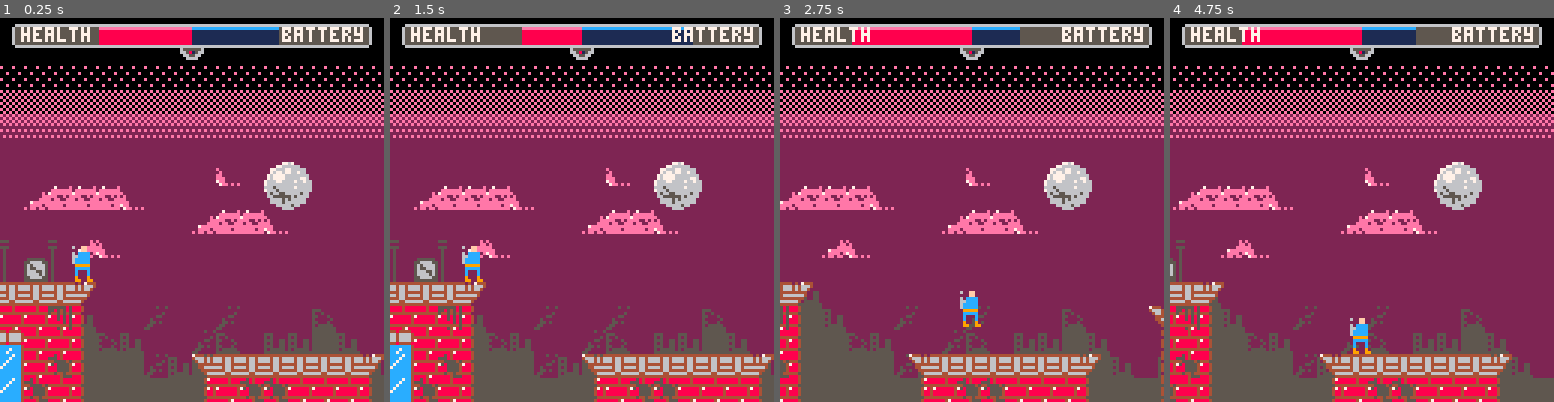
Above: before the commit, frames 1-4 (left to right).
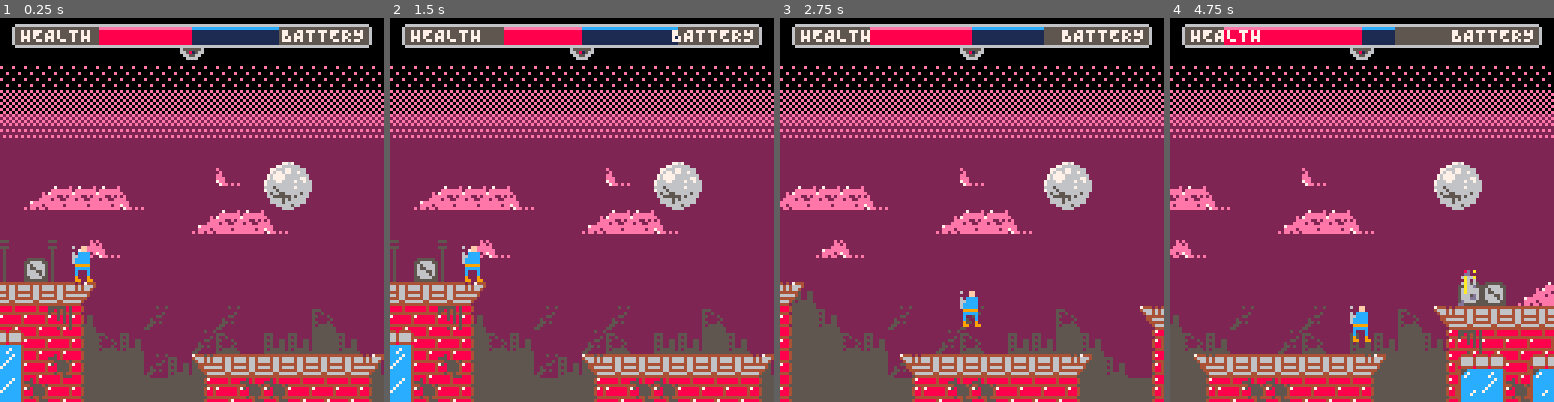
Above: after the commit, the same moments.

Repository: evanminto/ludum-dare-44
Game: PICO-8 cartridge ludum-dare-44.p8
The game is run twice, just before and just after one commit, with the same random seed, the same clock (stepped at 60 frames per second) and the same inputs.
Inputs:
- Up to frame 1 (0.25 s): no input
- Up to frame 2 (1.5 s): tap X (X key) at 0.33, 1.07 s; tap O (Z key) at 0.7 s
- Up to frame 3 (2.75 s): hold Right 1.6-2.1 s; tap O (Z key) at 1.7, 2.1, 2.5 s; tap X (X key) at 1.85 s; hold Up 2.15-2.42 s; hold Right from 2.47 s (still down)
- Up to frame 4 (4.75 s): tap O (Z key) every 0.4 s from 2.9 to 4.5 s; tap X (X key) at 2.97, 4.08 s; release Right at 3.03 s; hold Left 3.08-3.58 s; hold Right 4.02-4.68 s; hold Up from 4.73 s (still down)

The runs differ from the first frame. In frame 1, 0.4% of the frame differs, in the area x 5-95%, y 2-7%; in frame 2, 0.7%; in frame 3, 10%; in frame 4, 36%, in the area x 0-100%, y 2-100%.

Commit message:
Powerups and battery stops movement

Diff:
--- a/ludum-dare-44.p8
+++ b/ludum-dare-44.p8
@@ -9,6 +9,7 @@
   playerspawn = 3,
   win = 4,
   enemy = 5,
+  powerup = 6,
 }
 
 config = {
@@ -58,7 +59,7 @@
       start = {0,0},
     },
     {
-      start = {0,33},
+      start = {0,32},
     },
   },
 
@@ -68,30 +69,35 @@
   -- player health
   maxhealth = 58,
   starthealth = 29,
-  falldmgamount = 10,
-  atkdmgamount = 10,
+  falldmgamount = 5,
+  atkdmgamount = 5,
   hitstuntime = 30,
   hitstunflashframerate = 2,
+
+  -- powerup
+  poweruphealth = 15,
+  poweruptime = 15,
 
   -- player time
   maxtime = 58,
   starttime = 29,
-  tickframes = 30,
-  tickamount = 1,
+  tickframes = 60,
+  tickamount = 0.025,
+  tickevent = 'move',
 
   -- amount lost/gained each time you convert between health/time
-  conversionhealth = 5,
-  conversiontime = 5,
+  conversionhealth = 2,
+  conversiontime = 2,
 
   -- enemies
-  enemyspeed = 1,
+  enemyspeed = 0.75,
   -- allow the player to visually collide without getting hurt
   enemyhitboxinset = {3,2},
   enemyanimrate = 8,
 
   -- ui
-  healthtext = 'health',
-  timetext = 'battery',
+  healthtext = 'HEALTH',
+  timetext = 'BATTERY',
 }
 
 -- class.lua
@@ -250,6 +256,11 @@
     s.y = 20
     s.w = 8
     s.h = 12
+  elseif name == 'powerup' then
+    s.x = 72
+    s.y = 16
+    s.w = 8
+    s.h = 8
   end
 end)
 
@@ -349,14 +360,20 @@
   end
 end
 
+function player:powerup()
+  self.health += config.poweruphealth
+  self.time += config.poweruptime
+  self:checkhealthtime()
+end
+
 function player:checkhealthtime()
   if self.health <= 0 then
     self:die()
   end
 
-  if self.time <= 0 then
-    self:outoftime()
-  end
+  -- if self.time <= 0 then
+  --   self:outoftime()
+  -- end
 end
 
 function player:respawn()
@@ -416,7 +433,7 @@
 
   local gravity = config.gravity
 
-  if btn(0) and btn(1) then
+  if self.time > 0 and btn(0) and btn(1) then
     if self.movingl then
       self.d.x += config.movespeed
       self.facingleft = false
@@ -424,12 +441,12 @@
       self.d.x -= config.movespeed
       self.facingleft = true
     end
-  elseif btn(0) then
+  elseif self.time > 0 and btn(0) then
     self.d.x -= config.movespeed
     self.movingl = true
     self.movingr = false
     self.facingleft = true
-  elseif btn(1) then
+  elseif self.time > 0 and btn(1) then
     self.d.x += config.movespeed
     self.movingl = false
     self.movingr = true
@@ -439,13 +456,19 @@
     self.movingl = false
   end
 
+  if self.time > 0 and (btn(0) or btn(1)) then
+    if config.tickevent == 'move' then
+      self:tick()
+    end
+  end
+
   if (self.movingl or self.movingr) and self.onplatform then
     self.sprite = self.walkinganimation
   else
     self.sprite = self.standingsprite
   end
 
-  if btn(2) then
+  if self.time > 0 and btn(2) then
     if (self.onplatform or (self.lastonplatform ~= nil and frame - self.lastonplatform <= config.latejumpframes)) and not self.jumpblocked then
       self.vel.y -= config.jumpspeed
       self.jumptimer = config.maxjumpframes
@@ -454,6 +477,10 @@
     if self.jumptimer > 0 then
       gravity = config.gravity * ((1 - config.ascentcontrol) + config.ascentcontrol * (1 - self.jumptimer / config.maxjumpframes))
       self.jumptimer -= 1
+    end
+
+    if config.tickevent == 'move' then
+      self:tick()
     end
 
     self.jumpblocked = true
@@ -528,7 +555,7 @@
     self:fall()
   end
 
-  if frame % config.tickframes == 0 then
+  if config.tickevent == 'time' and frame % config.tickframes == 0 then
     self:tick()
   end
 end
@@ -731,11 +758,33 @@
   self.sprite:draw(self.pos.x, self.pos.y, self.movingl)
 end
 
+powerup = class(function(p, x, y)
+  p.pos = vector(x, y)
+  p.sprite = sprite('powerup')
+  p.collected = false
+end)
+
+function powerup:gethitbox()
+  return hitbox(
+    self.pos.x,
+    self.pos.y,
+    8,
+    8
+  )
+end
+
+function powerup:draw()
+  if not self.collected then
+    self.sprite:draw(self.pos.x, self.pos.y)
+  end
+end
+
 level = class(function(l)
   l.player = player()
   l.width = 1024
 
   l.enemies = {}
+  l.powerups = {}
 end)
 
 function level:init()
@@ -750,23 +799,16 @@
           local xy = maptiletoleveltile(x,y)
           add(self.enemies, enemy(xy[1] * 8, xy[2] * 8 - 4))
         end
+        if fget(mget(x,y), flags.powerup) then
+          local xy = maptiletoleveltile(x,y)
+          add(self.powerups, powerup(xy[1] * 8, xy[2] * 8))
+        end
       end
     end
     sectionindex += 1
   end)
 
   self.width = (sectionindex + 1) * 128 * 8
-  -- foreach(config.layers, function(l)
-  --   if l.level and l.enemies then
-  --     for i=0,l.size[1] do
-  --       for j=0,l.size[2] do
-  --         if fget(mget(i % 128, j+l.start[2]), 5) then
-  --           add(self.enemies, enemy(i*8,j*8 - 4))
-  --         end
-  --       end
-  --     end
-  --   end
-  -- end)
 end
 
 function level:update()
@@ -837,11 +879,20 @@
   self.player:updatey()
   self.player:postupdate()
 
+  local tiles = self.player:gettiles(false, false)
+
   foreach(self.enemies, function(e)
     e:update()
 
     if e:gethitbox():iscolliding(self.player:gethitbox()) then
       self.player:attacked()
+    end
+  end)
+
+  foreach(self.powerups, function(p)
+    if not p.collected and p:gethitbox():iscolliding(self.player:gethitbox()) then
+      self.player:powerup()
+      p.collected = true
     end
   end)
 end
@@ -912,6 +963,10 @@
 
   foreach(self.enemies, function(e)
     e:draw()
+  end)
+
+  foreach(self.powerups, function(p)
+    p:draw()
   end)
 
   self.player:draw()
@@ -971,14 +1026,14 @@
 00000000000000000000000000000000888885858885555400004884888888848884000056666565050000004ccc7cccccccccc4000000000000000000000000
 00000000000000000000000000000000444444454454454400000444444444444440000055666655050000004cccccccccccccc4000000000000000000000000
 00000000000000000000000000000000888547858888455500004888888847888884000055555555050000004cccccccccccccc4000000000000000000000000
-00000000000000000000000000000000000000000000000022225225222222220000000000000000000000004cccccccc7ccccc4000000000000000000000000
-00000000000000000000000000000000000000000000000022222222555222220000000000000000000000004ccccccc7c5cccc4000000000000000000000000
-00000000000000000000000000000000000000000000000022222252522522220000000000000000000000004cccccc7555cccc4000000000000000000000000
-00000000000000000000000000000000000000000000000022225522552225220000000000000000000000004ccccc7ccc5ccc54000000000000000000000000
-600ff000600ff0000600000000000000000000000000000022522222522222520000000000000000000000004cccc7ccccc5c554000000000a0d800000a00000
-000ff000000ff000000ff00000000000000000000000000022552522552225220000000000000000000000004ccc7ccccccc555400000000000dd000000d8000
-60cccc0060cccc0060cffc0000000000000000000000000025522222525555520000000000000000000000004cc7cccccc555554000000000a66a6000a6dd600
-66cccc0066cccc0066cccc0000000000000000000000000055222222555555550000000000000000000000004444444444444444000000000606a0000606a000
+00000000000000000000000000000000000000000000000022225225222222220000000000881100000000004cccccccc7ccccc4000000000000000000000000
+00000000000000000000000000000000000000000000000022222222555222220000000008881110000000004ccccccc7c5cccc4000000000000000000000000
+00000000000000000000000000000000000000000000000022222252522522220000000088866111000000004cccccc7555cccc4000000000000000000000000
+00000000000000000000000000000000000000000000000022225522552225220000000088677611000000004ccccc7ccc5ccc54000000000000000000000000
+600ff000600ff0000600000000000000000000000000000022522222522222520000000088677611000000004cccc7ccccc5c554000000000a0d800000a00000
+000ff000000ff000000ff00000000000000000000000000022552522552225220000000088866111000000004ccc7ccccccc555400000000000dd000000d8000
+60cccc0060cccc0060cffc0000000000000000000000000025522222525555520000000008881110000000004cc7cccccc555554000000000a66a6000a6dd600
+66cccc0066cccc0066cccc0000000000000000000000000055222222555555550000000000881100000000004444444444444444000000000606a0000606a000
 6ccccc006ccccc006ccccc00222222222272222e222222222222222255555555078800080007700000aaaa000777777000000000000000000606a6000d66a600
 6ccccc006ccccc006ccccc00222222222eeeeeee22222222555222225555555507887878000770000a0000a07007007700000000000000000d66a0000666a000
 099999000999990009999900222222e27eeeeeeee222222252522222555555550788878800000000a00aa00a7077707700000000000000000066a6000066a600
@@ -1030,13 +1085,13 @@
 f0f0f0f0f0f0f0f0f0f0f00000000000000000000000000000000000000000000000000000000000000000000000000000000000000000000000000000000000
 0000000000000000a00000000000000000000000000000000000f060707070707080000000000000000000000000000000000000000000000000000000000000
 f0f0f0f0f0f0f0f0f0f0f00000000000000000000000000000000000000000000000000000000000000000000091000000000000000000f0a0a0000000000000
-000000000000b300a10000000000000000000000000000004100000041a1a1410000000000000000000000000000000000000000000000000000000000000000
+000000000083b300a10000000000000000000000000000004100000041a1a1410000000000000000000000000000000000000000000000000000000000000000
 f0f0f0f0f0f0f0f0f0f0f00000000000000000000000000000000000000000000000000000000000000000000060707070708000000000f06080f00000000060
 800000000060707080000000000000000000000000000000a0000000710000710000000000000000000000000000000000000000000000000000000000000000
 f0f0f0f0f0f0f0f0f0f0f000000000000000000000000000000000000000000000000000000000000000b3a000617171717181000000f0f0618100f000000061
 810000000061717181000000000000000000000000000000a1f051007100007100000000000000000000000000000000000000000000000000000000000000a0
 f0f0f0f0f0f0f0f0f0f0f000000000000000000000000000000000000000000000000000000000000000607070807171717181000000f000618100f0f0000061
-810000000061b0c081000000000000000000000000000000a100a00071000071000000000000000000000000000000000000000000000000000000b300000091
+810000000061b0c081000000000000000000000000000000a100a00071000071000000000000000000000000000000000000000000000000000000b30000a391
 f0f0f0f0f0f0f0f0a0f0f0000000000000a0000000000000a00000000000000000000000000000910000617171717171717181000000f0006181f0f0f0000061
 810000000061b1c18191000000000000a00000000000f0004100a100710000710000000000000000000000000000000000000000000000000000006070707070
 f0f0f0f0f0f0f0f0a1f0f0000000000000a1000000000000a10000000000000000a00000000000607070807171717171717181000000f000618100f0f0000061
@@ -1045,10 +1100,10 @@
 81000000f06171717171717181000000a100000000000000a1005100710000710000000000000000000000000000000000000000000000710000006171b0c071
 f0f0f0f0f0f0f0f0a1f0f0000000000000a1000000006070800000000000000000a100006070708071b0c071b0c071b0c0718100000000f06181000000000061
 810000000060707171b0c0718191b300a100000000000000a1f0a100710000710000000000000000000000000000000000000000000000a10000006171b1c171
-f0f0f0f0f0f0f0f0a1f0f00000000000b3a1910000006171810000000000000000a100006171717171b1c171b1c171b1c1718100000000f06181000000000061
+f0f083f0f0f0f0f0a1f0f00000000000b3a1910000006171810000000000000000a1f0006171717171b1c171b1c171b1c1718100000000f06181000000000061
 8100000000f0607171b1c1716070707080f00000510000004100a100710000710000000000000000000000000000000000000071000000a10000006171b2c271
-70707080f0f0f0f041f0f0f05100000060708000000061718100000000f00000006070708071717171b2c271b2c271b2c2718100000000f06181000000000061
-8100000000f0617171b2c2717171717181f00000a1000000a100a1007100007100000000000000a00000000000009100000000a1000000a10000006171717171
+70707080f0f0f0f041f0f0f05100000060708000000061718100000000f08300006070708071717171b2c271b2c271b2c2718100000000f06181000000000061
+8100000000f0617171b2c2717171717181f00000a1000000a100a1007100007100000000000000a00000008300009100000000a1000000a10000006171717171
 71717181f0f0f0f071f0f0f071000000617181000000617181000000006080000061717171717171717171717171717171718100000000006181000000000061
 8100000000f06171717171717171717181000000a000f000a000a0007100007100000000000000510000006070707080000000a0000000a00000006171717171
 2020202020202020202020202020202020202020202020202020202020202020f0f0f0f0f0f0f0f0f0f0f0f0f0f0f0f0f0f0f0f0f0f0f0f0f0f00000000000f0
@@ -1083,7 +1138,7 @@
 00000000000000000000000000000000000000000000000000000000000000000000000000000000000000000000000000000000000000000000000000000000
 2020202020202020202020202020202020202020202020202020202020202020f0f0f0f0f0f0f000000000000000000000000000000000000000000000000000
 __gff__
-0000010101010303030001030300000000000000030301030101010303000000000000000000010100000003030000000000000101010101040810200000000001010000000000000000000000000000010100000000000000000000000000000000000000000000000000000000010100000000000000000000000000000101
+0000010101010303030001030300000000000000030303030301010303000000000000000000010100400003030000000000000101010101040810200000000001010000000000000000000000000000010100000000000000000000000000000000000000000000000000000000010100000000000000000000000000000101
 0000000000000000000000000000000000000000000000000000000000000000000000000000000000000000000000000000000000000000000000000000000000000000000000000000000000000000000000000000000000000000000000000000000000000000000000000000000000000000000000000000000000000000
 __map__
 0f0f0f0f0f0f0f0f0f0f0f0f0f0f0f0f0f0f0f0f0f0f0f0f0f0f0f0f0f0f0f0f0f0f0f0f0f0f0f0f0f0f0f0f0f0f0f000000000000000000000000000000000000000000000000000000000000000000000000000000000000000000000000000000000000000000000000000000000000000000000000000000000000000000
@@ -1097,7 +1152,7 @@
 0f0f0f0f0f0f0f0f0f0f0f0f0f0f0f0f0f0f0f0f0f0f0f0f0f0f0f0f0f0f0f0f0f0f0f0f0f0f0f0f0f161417171518000000000000000000000000000000000000000000000607080000160b0c170b0c170b0c1800000000000f0f0f0f0f0f0f0f0f0f0f0f0f0f0f0f0000000000000000000000000000000000000000000000
 0a0f0a0f0f0f0f0f0f0f0f0f0f0f0f0f0f0f0f0f0f0f0f0f0f0f0f0f0f0f0f0f0f0f0f0f0f0f0f0f0f16170b0c1718000000000000000000000000000000000000000000001617180000161b1c171b1c151b1c1800000000000f0f0f0f0f0f0f0f0f0f0f0f0f0f0f0f0000000000000000000000000a00000000000000000000
 1a191a390f0f0f0f0f0f0f0f0f0f0f0f0f0f0f0f0f0f0f0f0f0f0f0f0f0f0f0f0f0f0f0f0f0607070707171b1c170800000000000000000000000000000000000000000f3b1617180000161b1c151b1c171b1c1800000000000f0f0f0f0f0f0f0f0f0f0f0f0f0f0f0f0000000000000000000000001a00000000000000000000
-070707080f0f0f0f0f0f0f0f0f0f0f0f0f0f0f19190f3b0f0f380f0f0f0f0f060707080f0f1615171717152b2c1718000000000000000000000000000000000000000006070815180000161b1c171b1c151b1c1800000000000f0f0f0f0f0f0f0f0f0f0f0f0f0f0f0f0000000000000a00000000001a00000000000000000000
+070707080f0f0f0f0f0f0f0f0f0f0f0f0f0f0f19190f3b0f0f380f0f0f0f0f060707080f0f1615171717152b2c1718000000000000000000000000000000000000000006070815180000161b1c171b1c151b1c1800000000000f0f0f0f0f0f0f0f0f0f0f290f0f0f0f0000000000000a00000000001a00000000000000000000
 171714180f0f0f0f0f0f0f0f0f0f0f0f0f0f060707070707070707080f0f0f161517180f0f161715171517191917080000000000000000000000000a0000000000000f16141515180000162b2c172b2c172b2c1800000000000f0f0f0f0f0f0f0f0f0f0f0f0f0f0f0f0000000000001a00000000001a00000000000000000000
 0c1717180f0f0f0f0f0f0f0f0f0f380f0f0f161417171717141717180f0f0f161715180f0f161717151717171717180000000000000000000000001a0000000000000f161717171800001607071707071707071800000000000f0f0f0f0f0f0f0f0f0f0f0f0f0f0f193b00000000001a00000000001a00000000000f0f0f0f0f
 1c1715180f0f0f0f06070707070707080f0f160b0c170b0c170b0c180f0f0f161717180f0f161715171717171717080000000000000000000f38191a000000000f0607081717171800001617151714141717141800000000000f0f0f0f0f0f0f380f0f0f0f0f0f06070707080000000700000000000700000000000607070707
